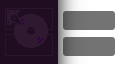
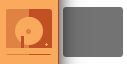
Layers edited between the first and the second 127 x 64 image:
hid "text box" over [63, 11, 115, 56]
showed "text partition w/ name" over [63, 7, 123, 57]
hid group "grape" (15 layers) over [0, 0, 58, 64]
removed group "disc io" (4 layers) from group "grape" over [5, 8, 53, 56]
removed layer "spinning 1" from group "disc io" over [21, 19, 43, 43]
removed layer "hard disk silhouette" (was 14%) from group "disc io" over [7, 10, 48, 48]
removed layer "io" (was 7%) from group "disc io" over [5, 8, 53, 56]
showed group "yellow" (37 layers) over [0, 0, 59, 64]
showed group "partition #2" (2 layers) over [6, 9, 52, 55]
